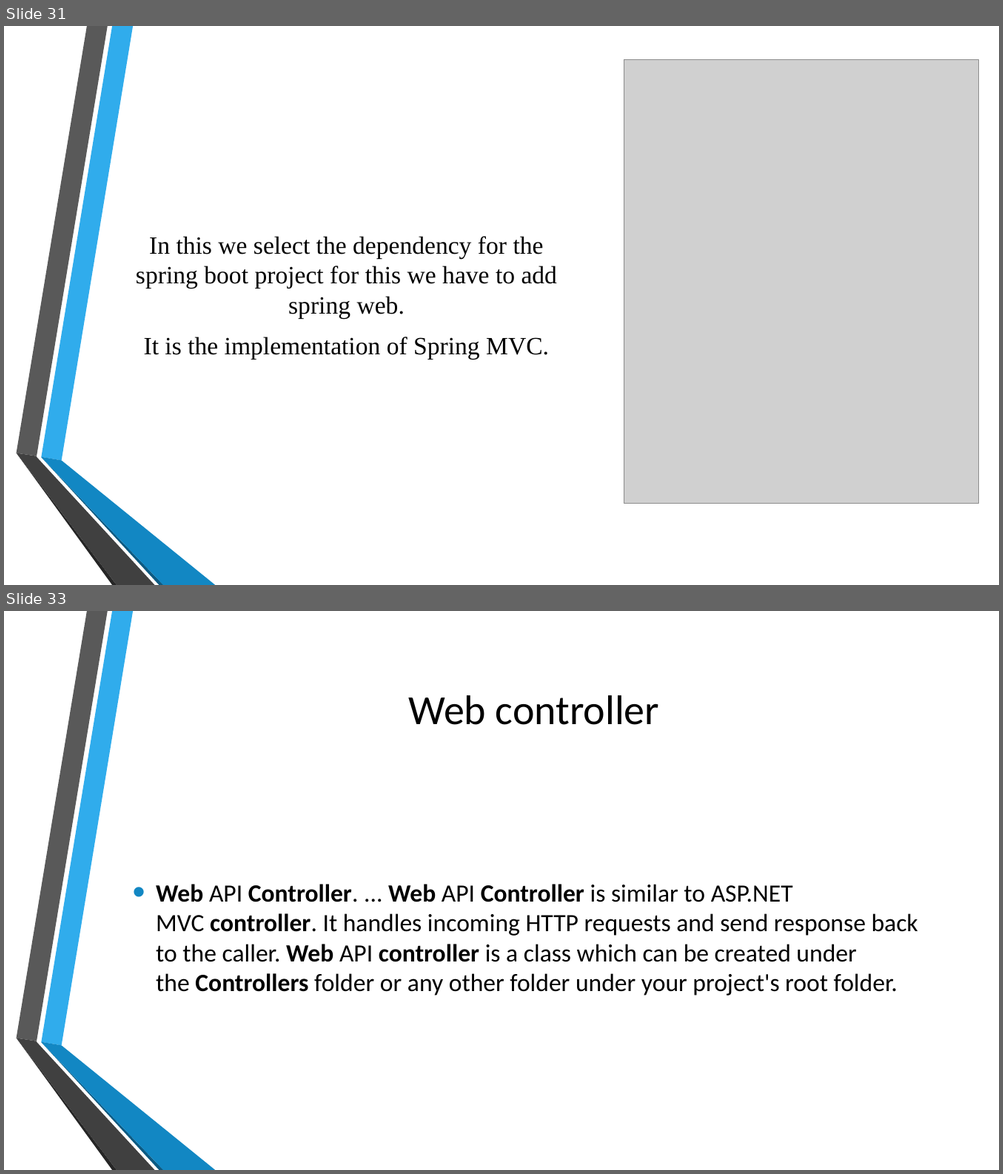
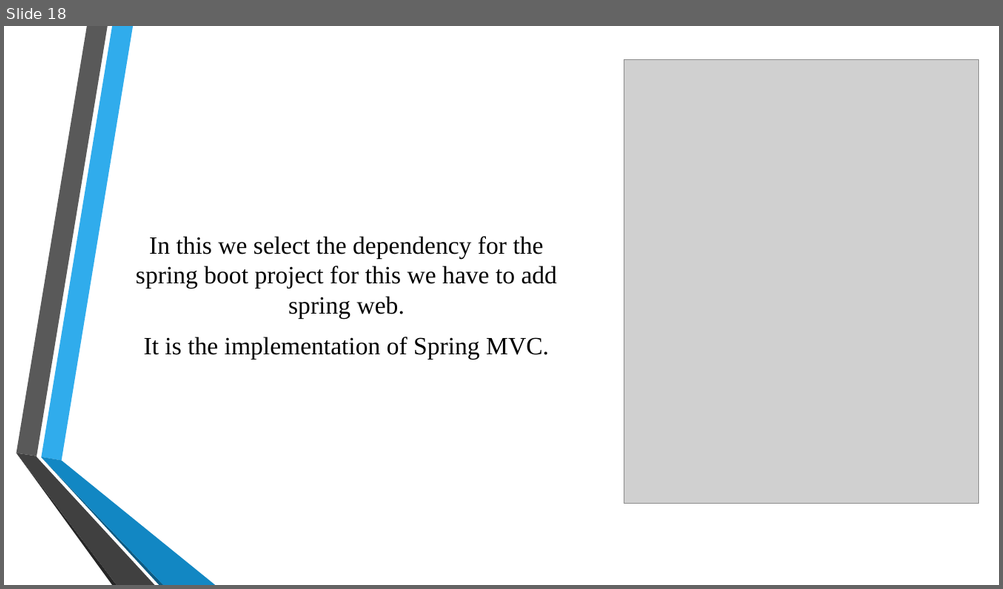
Before and after one commit to baskharm/java-spring, a slide deck: Building and Deploying Web APPS using Java &Spring.pptx. Shown one above the other, each under a label of ours: slides 31 and 33 before the commit, slide 18 after it; the slides between them are not shown. The pictures are 1003x1174 and 1003x589 pixels, drawn with LibreOffice and Linux fonts; fonts in the diff are those of the drawing; grey boxes stand for pictures; background and template pictures are left out. Boxes give left, top, right and bottom in pixels: in the first picture for what was removed or moved away, otherwise in the second. Text is boxed around its words. In the diff, an @@ line names an element or a change of style, - is before the commit and + after.

```diff
--- a/Building and Deploying Web APPS using Java &Spring.pptx
+++ b/Building and Deploying Web APPS using Java &Spring.pptx
@@ slide 33 removed at <box>4,611,999,1170</box>, background picture (left out); not listed: 6 template elements that a slide beside it also shows @@
@@ title removed at <box>408,695,659,725</box> @@
-Web controller
@@ text removed at <box>156,884,918,996</box> @@
-• Web API Controller. ... Web API Controller is similar to ASP.NET MVC controller. It handles incoming HTTP requests and send response back to the caller. Web API controller is a class which can be created under the Controllers folder or any other folder under your project's root folder.
@@ what was slide 31 is now slide 18 @@
```
Also in this commit, not shown: 1 slide changed, 1 slide added, 7 other slides removed.
